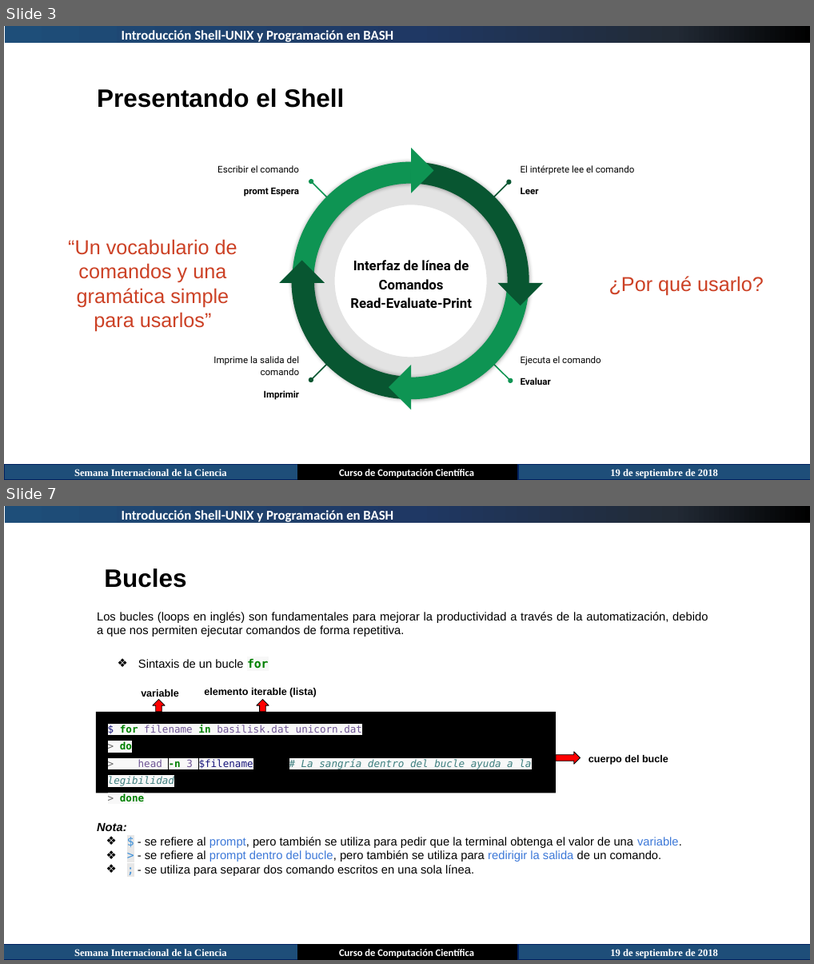
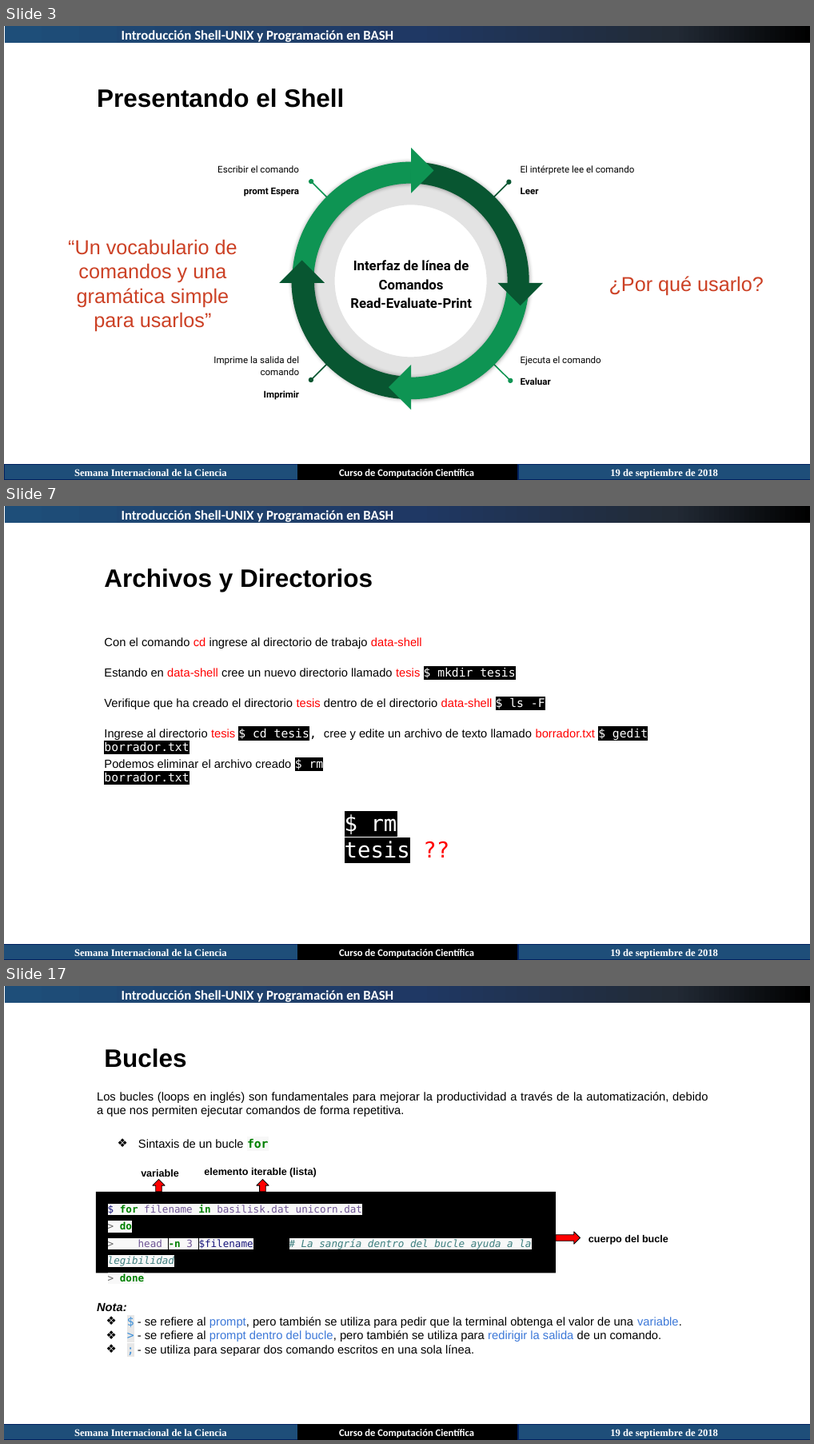
Before and after one commit to juan-pineda/Curso_computacion_cientifica, a slide deck: 03-Shell-Unix/Introducción Shell-UNIX.pptx. Shown one above the other, each under a label of ours: slides 3 and 7 before the commit, slides 3, 7 and 17 after it; the slides between them are not shown. The pictures are 814x964 and 814x1444 pixels, drawn with LibreOffice and Linux fonts; fonts in the diff are those of the drawing. Boxes give left, top, right and bottom in pixels: in the first picture for what was removed or moved away, otherwise in the second. Text is boxed around its words. In the diff, an @@ line names an element or a change of style, - is before the commit and + after.

Commit message:
actualizacion curso shell

```diff
--- a/03-Shell-Unix/Introducción Shell-UNIX.pptx
+++ b/03-Shell-Unix/Introducción Shell-UNIX.pptx
@@ slide 7 added at [4, 506, 810, 960], background #FFFFFF @@
@@ rectangle added at [5, 506, 810, 523], fill gradient #1E4E79 to #1F3864 to #222A35 to #000000 @@
@@ text added at [122, 510, 394, 524], 16 pt, text #FFFFFF, bold @@
+Introducción Shell-UNIX y Programación en BASH
@@ text added at [104, 568, 373, 592], 30 pt, text #000000, bold @@
+Archivos y Directorios
@@ text added at [104, 637, 422, 648], 14 pt, text #000000 @@
+Con el comando cd ingrese al directorio de trabajo data-shell
@@ text added at [104, 667, 515, 677], 14 pt, text #000000 @@
+Estando en data-shell cree un nuevo directorio llamado tesis $ mkdir tesis
@@ text added at [104, 697, 546, 709], 14 pt, text #000000 @@
+Verifique que ha creado el directorio tesis dentro de el directorio data-shell $ ls -F
@@ text added at [104, 728, 648, 752], 14 pt, text #000000 @@
+Ingrese al directorio tesis $ cd tesis, cree y edite un archivo de texto llamado borrador.txt $ gedit borrador.txt
@@ text added at [104, 758, 324, 782], 14 pt, text #000000 @@
+Podemos eliminar el archivo creado $ rm borrador.txt
@@ text added at [345, 818, 410, 858], 26 pt, text #FFFFFF @@
+$ rm tesis ???
@@ rectangle added at [4, 944, 298, 960], fill #1E4E79, outline #002060 1 pt, 12 pt, text #FFFFFF, bold @@
+Semana Internacional de la Ciencia
@@ rectangle added at [298, 944, 519, 960], fill #000000, outline #000000 1 pt, 12 pt, text #FFFFFF, bold @@
+Curso de Computación Científica
@@ rectangle added at [519, 944, 810, 960], fill #1E4E79, outline #002060 1 pt, 12 pt, text #FFFFFF, bold @@
+19 de septiembre de 2018
@@ what was slide 7 is now slide 17 @@
```
Also in this commit, not shown: 4 slides changed, 9 other slides added.
